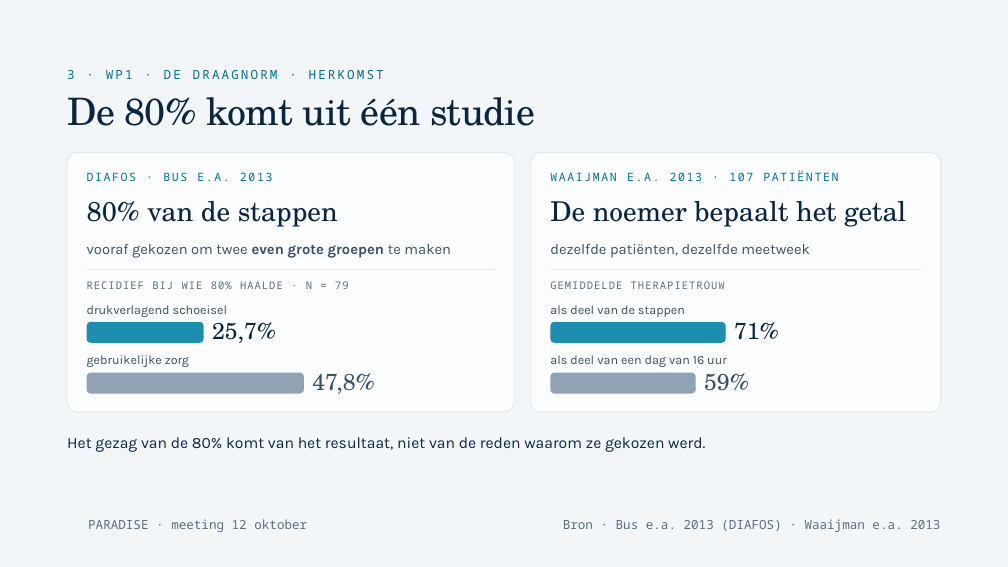
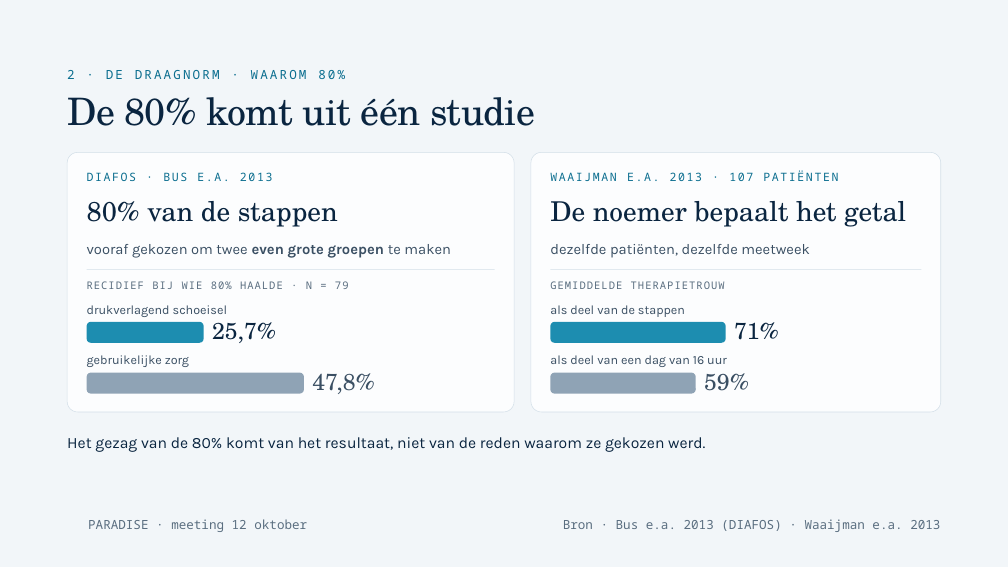
Before and after one commit to Dellfs/paradise-project, a slide deck: slide 10 of PARADISE_presentatie/webdecks/PARADISE_voetklinieken_12okt.pptx (slide 11 before the commit). Drawn at 1008x567 pixels with LibreOffice and Linux fonts; fonts in the diff are those of the drawing; background and template pictures are left out. Boxes give left, top, right and bottom in pixels: in the first picture for what was removed or moved away, otherwise in the second. Text is boxed around its words. In the diff, an @@ line names an element or a change of style, - is before the commit and + after.

```diff
--- a/PARADISE_presentatie/webdecks/PARADISE_voetklinieken_12okt.pptx
+++ b/PARADISE_presentatie/webdecks/PARADISE_voetklinieken_12okt.pptx
@@ text at bbox=[67, 70, 345, 79]: text changed @@
-3 · WP1 · DE DRAAGNORM · HERKOMST
+2 · DE DRAAGNORM · WAAROM 80%
```
Also in this commit, not shown: 10 other slides changed.
